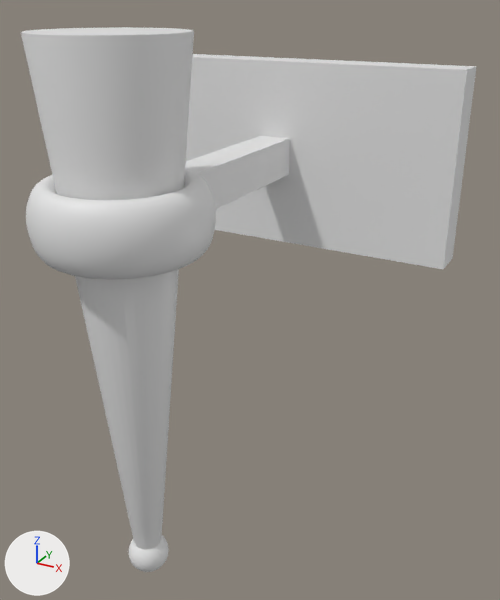
The FBX model Assets/models/torch/torch.fbx: old version first, new version second.
Camera for both pictures: a 50 mm camera at (0.35, -1.735, 1.563) aimed at (0.041, -1.172, 1.282). The lights are fixed; the arrows at lower left show +X, +Y and +Z. Where no turn or scale is listed for an object, it has been applied to the vertices.
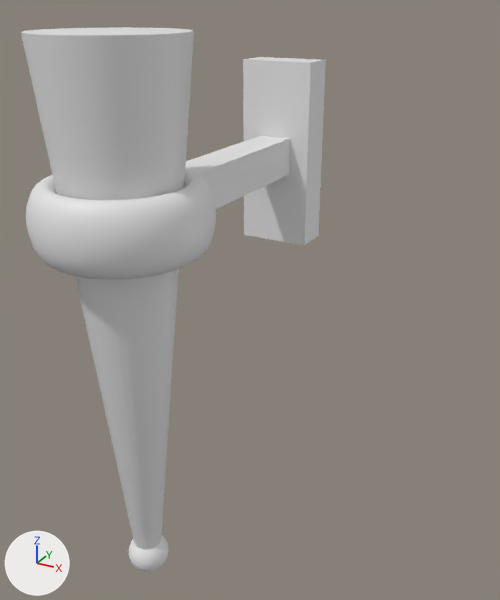
Pixel boxes [x1, y1, x2, y2] of what changed, in the pictures (500 x 600 px; the box of a moved part takes in the faces that stretch with it):
'Cube', reshaped (33% narrower): before [26, 54, 477, 280]; after [26, 57, 326, 280]
part 1 of me_cube_002, moved or reshaped: before [186, 54, 477, 269]; after [243, 57, 326, 245]
part 2 of me_cylinder_001, shading changed: [21, 27, 194, 550] in both

Edits to the bpy script that builds the scene:
```text
Change me_cylinder_001:
    where me_cylinder_001.from_pydata(...)  # 64 vertices, 34 faces; spans x -1.4..1.4, y -1.4..1.4, z -0.09..1.0
    used by ob_cylinder; location = (0.0, -1.31, 1.1); rotation_euler = (0.0, 3.142, 0.0), in degrees (0, 180, 0); scale = (-0.044, -0.044, -0.44)
    me_cylinder_001 part 2: edges marked sharp go from 32 to 0
Change me_cube_002:
    where me_cube_002.from_pydata(...)  # 1051 vertices, 1031 faces; spans x -0.2..0.2, y -0.079..0.306, z -0.1..0.1
    used by ob_cube; location = (0.0, -1.306, 1.4)
    me_cube_002 part 1: the loose piece of 8 vertices spanning x -0.2..0.2, y 0.266..0.306, z -0.1..0.1 is scaled about its middle by (0.2, 1, 1)
```
